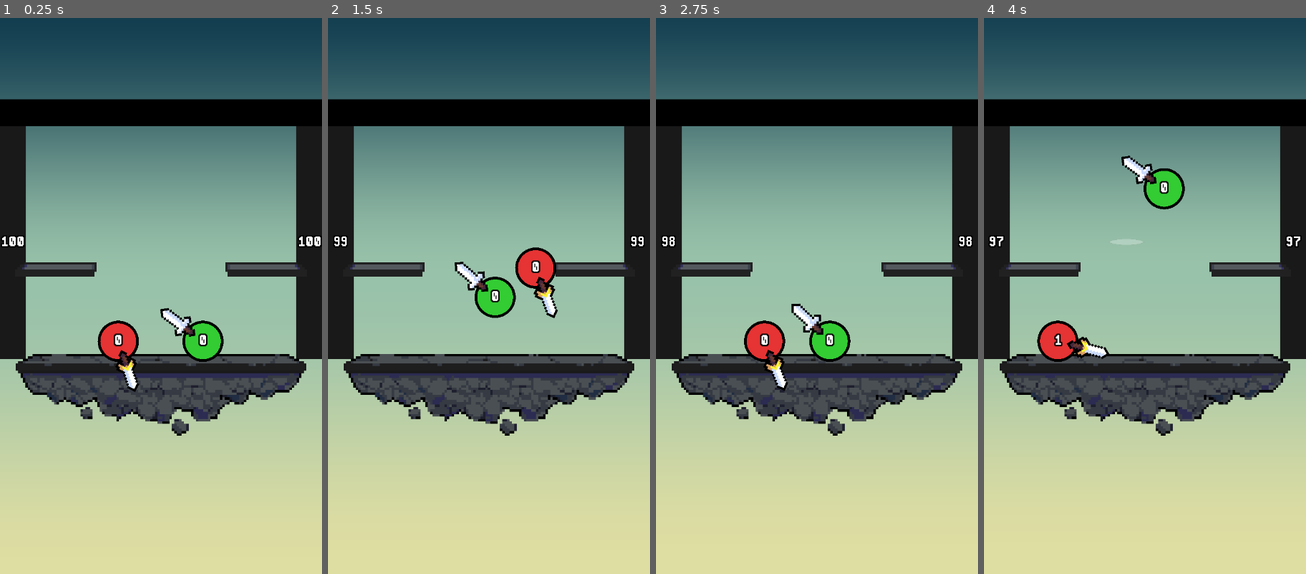
Above: before the commit, frames 1-4 (left to right).
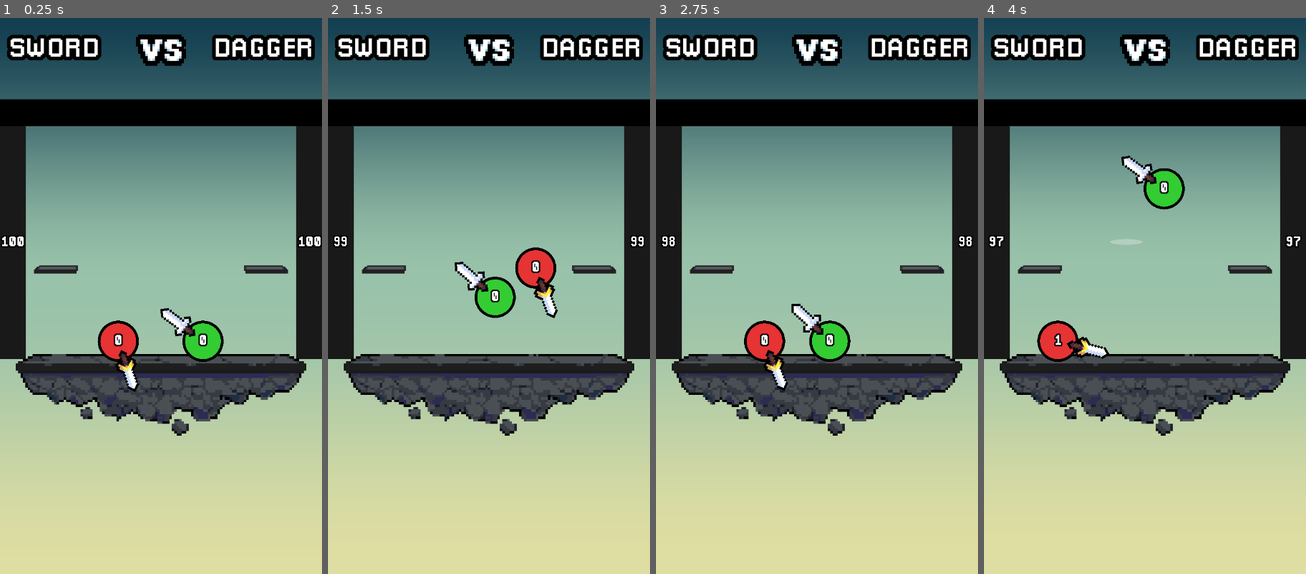
Above: after the commit, the same moments.

Repository: HarryLin349/Super-Smash-Balls
Game: Godot game, scene res://Main.tscn
The game is run twice, just before and just after one commit, with the same random seed, the same clock (stepped at 60 frames per second) and the same inputs.
Inputs:
- Up to frame 1 (0.25 s): no input
- Up to frame 2 (1.5 s): no input
- Up to frame 3 (2.75 s): no input
- Up to frame 4 (4 s): no input

The runs differ from the first frame. In frame 1, 4.4% of the frame differs, in the area x 2-98%, y 2-47%; in frame 2, 4.3%; in frame 3, 4.4%; in frame 4, 4.4%.

Commit message:
consistent sprite scale

Diff:
--- a/Ball.gd
+++ b/Ball.gd
@@ -4,6 +4,7 @@
 signal damage_taken_changed(ball_id: int, damage_taken: float)
 
 @export var ball_id := 1
+@export var ball_name := "BALL"
 @export var ball_color := Color(0.9, 0.2, 0.2)
 @export var radius := 40.0
 @export var hit_pause_time := 0.2
--- a/DaggerBall.gd
+++ b/DaggerBall.gd
@@ -8,6 +8,7 @@
 
 func _ready() -> void:
 	super._ready()
+	ball_name = "DAGGER"
 	weapon_rotation_speed *= dagger_rotation_multiplier
 	damage_knockback_impulse *= dagger_damage_impulse_multiplier
 	damage_increment = 0.0
--- a/Main.gd
+++ b/Main.gd
@@ -7,6 +7,7 @@
 @export var platform_height := 20.0
 @export var platform_inset := -45.0
 @export var platform_height_offset := 60.0
+var sprite_scale := 1.0
 @export var out_of_bounds_min_x := -100.0
 @export var out_of_bounds_max_x := 1000.0
 @export var slowmo_scale := 0.5
@@ -24,16 +25,22 @@
 @onready var sfx_ko: AudioStreamPlayer = $SfxKo
 @onready var sfx_victory: AudioStreamPlayer = $SfxVictory
 @onready var game_label: Label = $UI/GameLabel
+@onready var player1_label: Label = $UI/Player1Label
+@onready var player2_label: Label = $UI/Player2Label
+@onready var vs_sprite: Sprite2D = $UI/VsSprite
 
 var walldist := 58
 
 var _game_over := false
+var player1: Ball = null
+var player2: Ball = null
 
 func _ready() -> void:
 	call_deferred("_layout_arena")
 	_setup_balls()
 	_connect_signals()
 	_setup_game_label()
+	_setup_player_labels()
 
 func _process(delta: float) -> void:
 	if not _game_over:
@@ -57,6 +64,9 @@
 	if arena_background != null:
 		arena_background.position = Vector2.ZERO
 		arena_background.size = viewport_size
+
+	var ceiling_top_y := ceiling_position.y - wall_thickness * 0.5
+	_layout_player_labels(ceiling_top_y, viewport_size.x)
 
 	var floor_y := floor_position.y - wall_thickness * 0.5
 	ball_left.position = Vector2(center.x - arena_size_value * 0.2, floor_y - ball_left.radius)
@@ -120,6 +130,8 @@
 	ball_right.ball_id = 2
 	ball_right.ball_color = Color(0.2, 0.8, 0.2)
 	ball_right.set_spin_direction(-1.0)
+	player1 = ball_left
+	player2 = ball_right
 
 func _connect_signals() -> void:
 	pass
@@ -154,6 +166,7 @@
 			if tex_size.x > 0.0:
 				var scale_value := (arena_size + 130) / tex_size.x
 				floor_sprite.scale = Vector2(scale_value, scale_value)
+				sprite_scale = scale_value
 		floor_sprite.position = Vector2(0, 50)
 		floor_sprite.z_index = -5
 		if wall.has_node("Visual"):
@@ -190,8 +203,9 @@
 				var floor_tex_size := floor_tex.get_size()
 				if floor_tex_size.x > 0.0:
 					floor_scale = (arena_size + 130) / floor_tex_size.x
-		var x_scale := -floor_scale if platform == platform_right else floor_scale
-		platform_sprite.scale = Vector2(x_scale, floor_scale)
+		var scaled := floor_scale * sprite_scale
+		var x_scale := -scaled if platform == platform_right else scaled
+		platform_sprite.scale = Vector2(x_scale, scaled)
 		platform_sprite.position = Vector2.ZERO
 
 
@@ -218,6 +232,70 @@
 	game_label.offset_top = 0.0
 	game_label.offset_right = 0.0
 	game_label.offset_bottom = 0.0
+
+func _setup_player_labels() -> void:
+	_update_player_labels()
+	if player1_label != null:
+		player1_label.horizontal_alignment = HORIZONTAL_ALIGNMENT_LEFT
+		player1_label.vertical_alignment = VERTICAL_ALIGNMENT_CENTER
+		player1_label.add_theme_font_size_override("font_size", 60)
+		player1_label.add_theme_color_override("font_outline_color", Color(0, 0, 0, 1))
+		player1_label.add_theme_constant_override("outline_size", 32)
+	if player2_label != null:
+		player2_label.horizontal_alignment = HORIZONTAL_ALIGNMENT_RIGHT
+		player2_label.vertical_alignment = VERTICAL_ALIGNMENT_CENTER
+		player2_label.add_theme_font_size_override("font_size", 60)
+		player2_label.add_theme_color_override("font_outline_color", Color(0, 0, 0, 1))
+		player2_label.add_theme_constant_override("outline_size", 32)
+
+func _update_player_labels() -> void:
+	if player1_label != null:
+		player1_label.text = player1.ball_name.to_upper() if player1 != null else "PLAYER 1"
+	if player2_label != null:
+		player2_label.text = player2.ball_name.to_upper() if player2 != null else "PLAYER 2"
+
+func _layout_player_labels(ceiling_top_y: float, viewport_width: float) -> void:
+	_update_player_labels()
+	var band_height : float = max(0.0, ceiling_top_y)
+	var top_offset : float = 10.0
+	if band_height > 0.0 and player1_label != null:
+		top_offset = (band_height - player1_label.get_minimum_size().y) * 0.5
+	if player1_label != null:
+		player1_label.anchor_left = 0.0
+		player1_label.anchor_right = 0.0
+		player1_label.anchor_top = 0.0
+		player1_label.anchor_bottom = 0.0
+		player1_label.offset_left = 20.0
+		player1_label.offset_top = top_offset
+	if player2_label != null:
+		player2_label.anchor_left = 0.0
+		player2_label.anchor_right = 0.0
+		player2_label.anchor_top = 0.0
+		player2_label.anchor_bottom = 0.0
+		player2_label.offset_left = viewport_width - 20.0 - player2_label.get_minimum_size().x
+		if band_height > 0.0:
+			player2_label.offset_top = (band_height - player2_label.get_minimum_size().y) * 0.5
+		else:
+			player2_label.offset_top = 10.0
+	if vs_sprite != null:
+		var vs_tex := vs_sprite.texture
+		var vs_size := Vector2.ZERO
+		if vs_tex != null:
+			var base_size := vs_tex.get_size()
+			var scaled := sprite_scale
+			if base_size.y > 0.0:
+				var fit_scale : float = 1.0
+				if band_height > 0.0:
+					fit_scale = min(1.0, band_height / base_size.y)
+				scaled *= fit_scale
+			vs_sprite.scale = Vector2(scaled, scaled)
+			vs_size = base_size * scaled
+		var vs_y := (band_height - vs_size.y) * 0.5 if band_height > 0.0 else 10.0
+		vs_sprite.position = Vector2(viewport_width * 0.5, vs_y + vs_size.y * 0.5)
+		vs_sprite.z_as_relative = false
+		vs_sprite.z_index = 5
+		vs_sprite.visible = true
+		vs_sprite.modulate = Color(1, 1, 1, 1)
 
 func _show_game_label() -> void:
 	game_label.visible = true
--- a/Main.tscn
+++ b/Main.tscn
@@ -9,6 +9,7 @@
 [ext_resource type="AudioStream" uid="uid://cjdoqj6khdajt" path="res://sfx/victory.mp3" id="7"]
 [ext_resource type="Texture2D" uid="uid://b4itdgjqj2djm" path="res://assets/floor.png" id="10"]
 [ext_resource type="Texture2D" uid="uid://cwa26wt6svnko" path="res://assets/platform.png" id="11"]
+[ext_resource type="Texture2D" uid="uid://bu4oc0jar5o7j" path="res://assets/vs.png" id="12"]
 
 [sub_resource type="Shader" id="8"]
 code = "shader_type canvas_item;
@@ -160,6 +161,15 @@
 
 [node name="UI" type="CanvasLayer" parent="."]
 
+[node name="Player1Label" type="Label" parent="UI"]
+text = "PLAYER 1"
+
+[node name="Player2Label" type="Label" parent="UI"]
+text = "PLAYER 2"
+
+[node name="VsSprite" type="Sprite2D" parent="UI"]
+texture = ExtResource("12")
+
 [node name="GameLabel" type="Label" parent="UI"]
 visible = false
 offset_right = 800.0
--- a/SwordBall.gd
+++ b/SwordBall.gd
@@ -3,6 +3,7 @@
 
 func _ready() -> void:
 	super._ready()
+	ball_name = "SWORD"
 	weight = 1.0
 	damage_increment = 1.0
 	weapon_hit_knockback = 480.0
Not shown: 1 places in Main.tscn that only renumber resources
